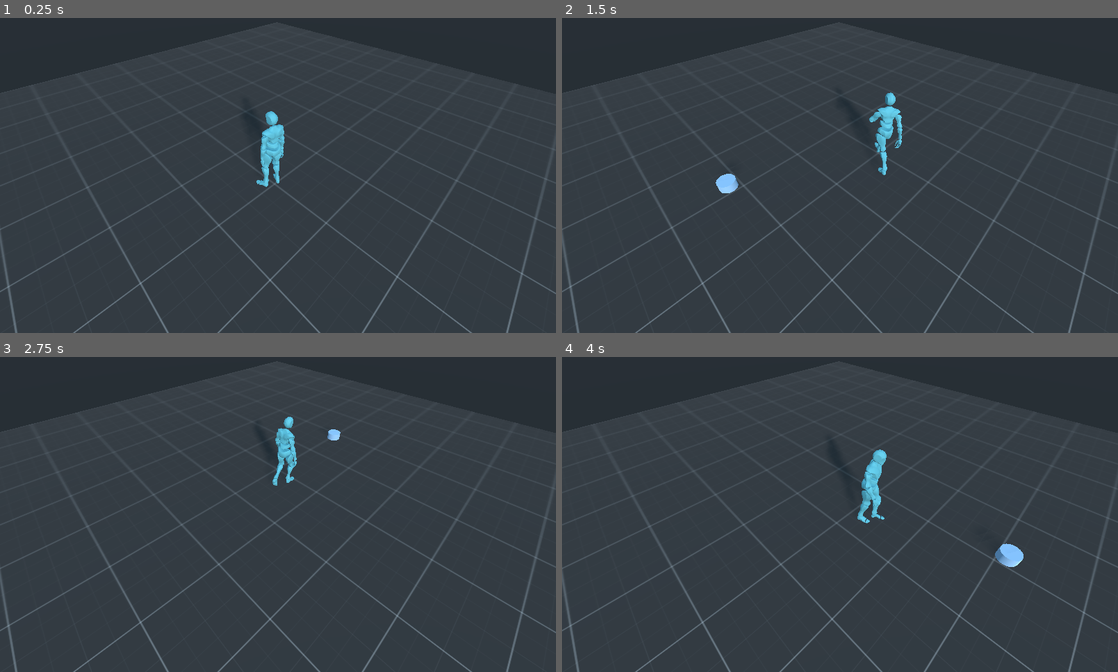
Above: before the commit, frames 1-4 (two rows, left to right).
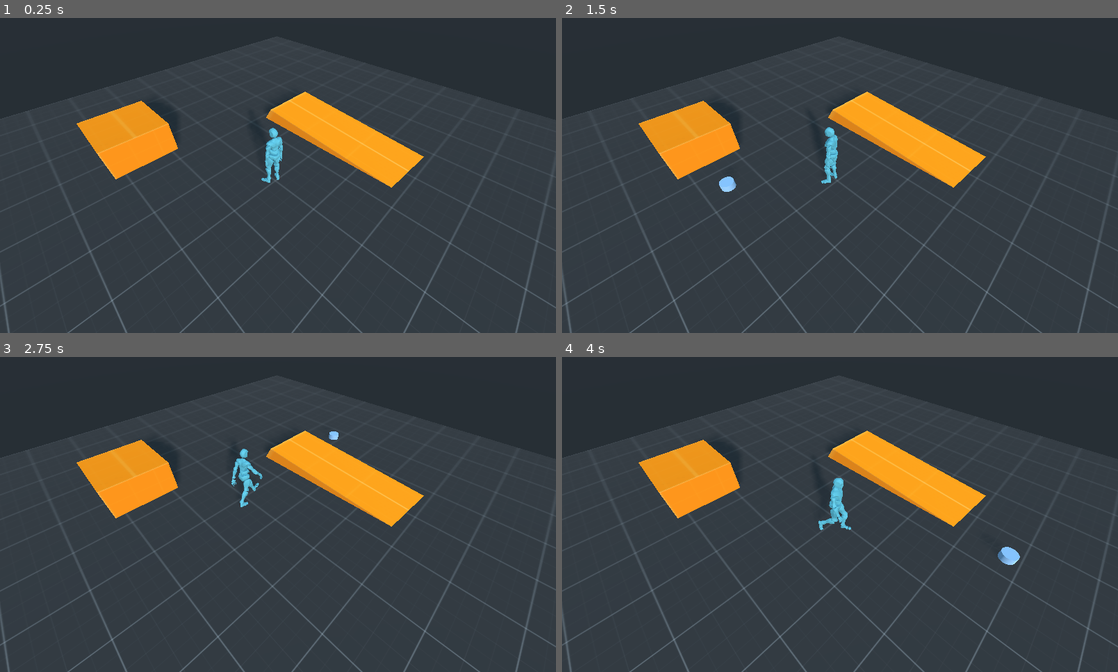
Above: after the commit, the same moments.

Repository: Disablak/SteampunkTactics
Game: Godot game, scene res://scenes/Main.tscn
Two runs of this game, one before a commit and one after it. Both use one fixed random seed, a clock stepped at 60 frames per second and the inputs below.
Inputs (mouse positions are in pixels of both pictures, inside the frame that each line leads up to):
- Up to frame 1 (0.25 s): no input
- Up to frame 2 (1.5 s): move the mouse to (962, 153) at 0.52 s; click (962, 153) at 0.67 s; move the mouse to (728, 188) at 1.27 s; click (728, 188) at 1.42 s
- Up to frame 3 (2.75 s): move the mouse to (333, 438) at 2.02 s; click (333, 438) at 2.17 s
- Up to frame 4 (4 s): move the mouse to (812, 574) at 2.77 s; click (812, 574) at 2.92 s; move the mouse to (1006, 558) at 3.52 s; click (1006, 558) at 3.67 s

The runs differ from the first frame. In frame 1, 10% of the frame differs, in the area x 0-100%, y 2-100%; in frame 2, 10%; in frame 3, 10%; in frame 4, 11%.

Commit message:
added obstacle

Diff:
--- a/scenes/Main.tscn
+++ b/scenes/Main.tscn
@@ -1,8 +1,9 @@
-[gd_scene load_steps=10 format=2]
+[gd_scene load_steps=14 format=2]
 
 [ext_resource path="res://scenes/Player.tscn" type="PackedScene" id=1]
 [ext_resource path="res://scripts/PlayerController.gd" type="Script" id=2]
 [ext_resource path="res://data/textures/Dark/texture_01.png" type="Texture" id=3]
+[ext_resource path="res://data/textures/Orange/texture_02.png" type="Texture" id=4]
 
 [sub_resource type="BoxShape" id=1]
 
@@ -15,6 +16,13 @@
 albedo_texture = ExtResource( 3 )
 uv1_scale = Vector3( 20, 14, 1 )
 
+[sub_resource type="BoxShape" id=7]
+
+[sub_resource type="CubeMesh" id=8]
+
+[sub_resource type="SpatialMaterial" id=9]
+albedo_texture = ExtResource( 4 )
+
 [sub_resource type="CylinderMesh" id=4]
 
 [sub_resource type="SpatialMaterial" id=5]
@@ -23,33 +31,54 @@
 [node name="Main" type="Spatial"]
 script = ExtResource( 2 )
 
-[node name="DirectionalLight" type="DirectionalLight" parent="."]
-transform = Transform( 0.502835, 0.7379, -0.450179, -0.621857, 0.670557, 0.404534, 0.600376, 0.0765326, 0.796047, -8.73829, 6.87771, 9.37318 )
-shadow_enabled = true
+[node name="Level" type="Spatial" parent="."]
 
-[node name="Floor" type="StaticBody" parent="."]
+[node name="Floor" type="StaticBody" parent="Level"]
 transform = Transform( 10, 0, 0, 0, 0.1, 0, 0, 0, 10, 0, -0.1, 0 )
 
-[node name="CollisionShape" type="CollisionShape" parent="Floor"]
+[node name="CollisionShape" type="CollisionShape" parent="Level/Floor"]
 shape = SubResource( 1 )
 
-[node name="MeshInstance" type="MeshInstance" parent="Floor"]
+[node name="MeshInstance" type="MeshInstance" parent="Level/Floor"]
 mesh = SubResource( 2 )
 material/0 = SubResource( 6 )
 
+[node name="DirectionalLight" type="DirectionalLight" parent="Level"]
+transform = Transform( 0.502835, 0.7379, -0.450179, -0.621857, 0.670557, 0.404534, 0.600376, 0.0765328, 0.796047, -8.73829, 6.87771, 9.37318 )
+shadow_enabled = true
+
+[node name="Obstacle" type="StaticBody" parent="Level"]
+transform = Transform( 1, 0, 0, 0, 1, 0, 0, 0, 1, -2.29993, 0, -4.36804 )
+
+[node name="CollisionShape" type="CollisionShape" parent="Level/Obstacle"]
+shape = SubResource( 7 )
+
+[node name="MeshInstance" type="MeshInstance" parent="Level/Obstacle"]
+mesh = SubResource( 8 )
+material/0 = SubResource( 9 )
+
+[node name="Obstacle2" type="StaticBody" parent="Level"]
+transform = Transform( 0.999926, -0.00132905, 0.0352965, 0.00730452, 0.959398, -0.327683, -0.00970842, 0.584954, 3.38884, 3.13501, -0.804363, 0.413366 )
+
+[node name="CollisionShape" type="CollisionShape" parent="Level/Obstacle2"]
+shape = SubResource( 7 )
+
+[node name="MeshInstance" type="MeshInstance" parent="Level/Obstacle2"]
+mesh = SubResource( 8 )
+material/0 = SubResource( 9 )
+
 [node name="CameraPivot" type="Position3D" parent="."]
-transform = Transform( 0.707107, 0.5, -0.5, 0, 0.707107, 0.707107, 0.707107, -0.5, 0.5, -2.407, 3.906, 2.508 )
+transform = Transform( 0.707107, 0.5, -0.5, 0, 0.707107, 0.707107, 0.707107, -0.5, 0.5, -3.20546, 5.0352, 3.30646 )
 
 [node name="Camera" type="Camera" parent="CameraPivot"]
 
+[node name="Player" parent="." instance=ExtResource( 1 )]
+transform = Transform( 1, 0, 0, 0, 1, 0, 0, 0, 1, 0, 0.103427, 0 )
+
 [node name="ClickMarker" type="MeshInstance" parent="."]
-transform = Transform( 0.2, 0, 0, 0, 0.2, 0, 0, 0, 0.2, 0, 0, 0 )
+transform = Transform( 0.2, 0, 0, 0, 0.2, 0, 0, 0, 0.2, 0, -0.541634, 0 )
 mesh = SubResource( 4 )
 material/0 = SubResource( 5 )
 
-[node name="Player" parent="." instance=ExtResource( 1 )]
-transform = Transform( 1, 0, 0, 0, 1, 0, 0, 0, 1, 0, 1.23079, 0 )
-speed = 80.0
-
-[connection signal="input_event" from="Floor" to="." method="_on_Floor_input_event"]
+[connection signal="input_event" from="Level/Floor" to="." method="_on_Floor_input_event"]
 [connection signal="on_player_reach_target" from="Player" to="." method="_on_Player_on_player_reach_target"]
